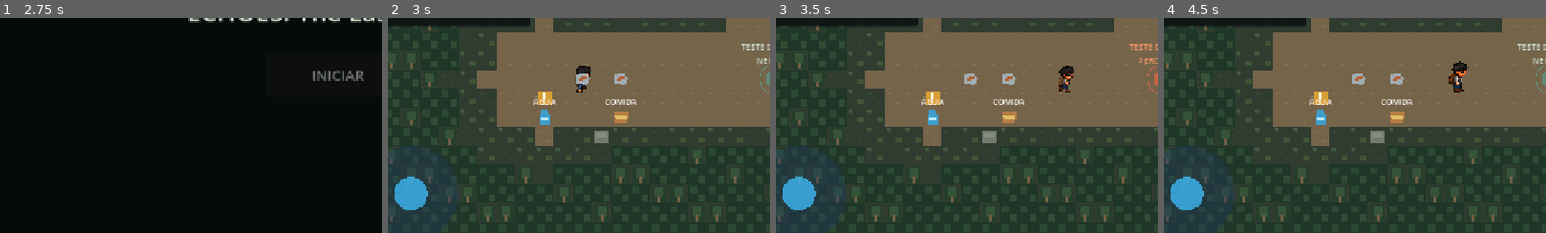
Above: before the commit, frames 1-4 (left to right).
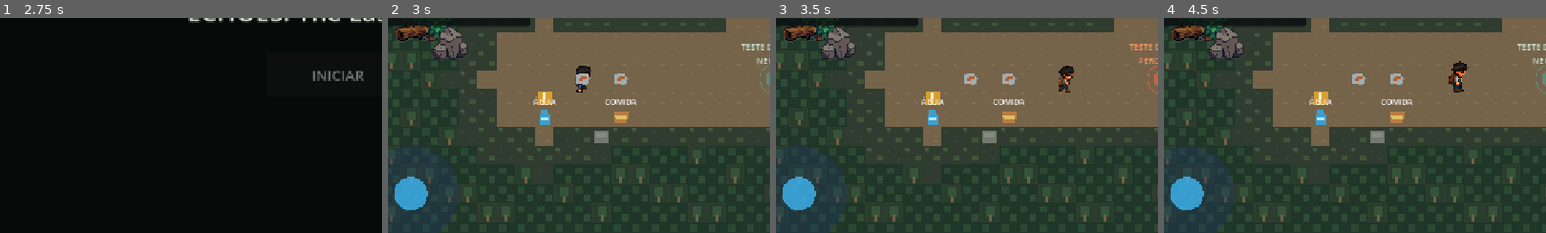
Above: after the commit, the same moments.

Repository: jhonnata2211/ECHOES-The-Last-Refuge-V2
Game: Godot game, scene res://scenes/ui/MainMenu.tscn
Two runs of this game, one before a commit and one after it. Both use one fixed random seed, a clock stepped at 60 frames per second and the inputs below. Sound files missing from this copy of the repository are replaced by a short silence.
Inputs (mouse positions are % of the whole screen's width and height, from its top left):
- Up to frame 1 (2.75 s): tap Enter at 0.5 s; move the mouse to (72, 45) at 0.52 s; hold D (move_right) 0.53-1.25 s; tap Ctrl (crouch) at 0.6 s; click (72, 45) at 0.67 s; click "INICIAR" at 1.25 s; tap Space at 2 s; drag from (30, 55) to (45, 70) at 2.02 s
- Up to frame 2 (3 s): tap Enter at 2.75 s; move the mouse to (60, 28) at 2.77 s; hold D (move_right) from 2.78 s (still down); hold Shift (sprint) from 2.78 s (still down)
- Up to frame 3 (3.5 s): keep holding D (move_right); keep holding Shift (sprint)
- Up to frame 4 (4.5 s): release D (move_right) at 3.5 s; release Shift (sprint) at 3.5 s; click "INVENTÁRIO" at 3.5 s; click "FECHAR" at 4.25 s
The pictures show only the part of the screen within x 6-56%, y 44-94%; the shares and areas given below are measured in that part.

Frame 1 is identical in both runs. In frame 2, 1.5% of the frame differs, in the area x 2-21%, y 3-20%; in frame 3, 1.5%; in frame 4, 1.5%.

Commit message:
ECHOES-065B: adiciona piloto visual da nova floresta

Diff:
--- /dev/null
+++ b/scenes/world/ForestDecor.tscn
@@ -0,0 +1,140 @@
+[gd_scene load_steps=12 format=3]
+
+; ECHOES-065B: piloto visual de 11 objetos; sem scripts ou colisões.
+; Posições são referências de chão. Y-sort somente entre estes objetos.
+; Z local acima das camadas antigas, abaixo do Player; sem oclusão dinâmica.
+[ext_resource type="Texture2D" path="res://assets/environment/forest/pixel_lands_demo/forest_demo_objects.png" id="1_objects"]
+
+[sub_resource type="AtlasTexture" id="AtlasTexture_tree"]
+atlas = ExtResource("1_objects")
+region = Rect2(0, 0, 64, 80)
+filter_clip = true
+
+[sub_resource type="AtlasTexture" id="AtlasTexture_small_tree"]
+atlas = ExtResource("1_objects")
+region = Rect2(176, 0, 32, 32)
+filter_clip = true
+
+[sub_resource type="AtlasTexture" id="AtlasTexture_bush"]
+atlas = ExtResource("1_objects")
+region = Rect2(64, 16, 16, 16)
+filter_clip = true
+
+[sub_resource type="AtlasTexture" id="AtlasTexture_bush_blue"]
+atlas = ExtResource("1_objects")
+region = Rect2(80, 16, 16, 16)
+filter_clip = true
+
+[sub_resource type="AtlasTexture" id="AtlasTexture_bush_red"]
+atlas = ExtResource("1_objects")
+region = Rect2(96, 16, 16, 16)
+filter_clip = true
+
+[sub_resource type="AtlasTexture" id="AtlasTexture_rock"]
+atlas = ExtResource("1_objects")
+region = Rect2(144, 0, 32, 32)
+filter_clip = true
+
+[sub_resource type="AtlasTexture" id="AtlasTexture_stone"]
+atlas = ExtResource("1_objects")
+region = Rect2(192, 48, 16, 16)
+filter_clip = true
+
+[sub_resource type="AtlasTexture" id="AtlasTexture_log"]
+atlas = ExtResource("1_objects")
+region = Rect2(176, 32, 32, 16)
+filter_clip = true
+
+[sub_resource type="AtlasTexture" id="AtlasTexture_plant"]
+atlas = ExtResource("1_objects")
+region = Rect2(176, 48, 16, 16)
+filter_clip = true
+
+[sub_resource type="AtlasTexture" id="AtlasTexture_mushroom"]
+atlas = ExtResource("1_objects")
+region = Rect2(128, 48, 16, 16)
+filter_clip = true
+
+[node name="ForestDecor" type="Node2D"]
+z_index = 3
+texture_filter = 1
+y_sort_enabled = true
+metadata/temporary_visual_pilot = true
+metadata/decorative_only = true
+
+[node name="TreeA" type="Sprite2D" parent="."]
+position = Vector2(176, 976)
+scale = Vector2(2, 2)
+texture = SubResource("AtlasTexture_tree")
+centered = false
+offset = Vector2(-32, -79)
+
+[node name="TreeB" type="Sprite2D" parent="."]
+position = Vector2(240, 912)
+scale = Vector2(2, 2)
+texture = SubResource("AtlasTexture_tree")
+centered = false
+offset = Vector2(-32, -79)
+
+[node name="SmallTree" type="Sprite2D" parent="."]
+position = Vector2(144, 1072)
+scale = Vector2(2, 2)
+texture = SubResource("AtlasTexture_small_tree")
+centered = false
+offset = Vector2(-16, -32)
+
+[node name="BushA" type="Sprite2D" parent="."]
+position = Vector2(112, 1008)
+scale = Vector2(2, 2)
+texture = SubResource("AtlasTexture_bush")
+centered = false
+offset = Vector2(-8, -16)
+
+[node name="BushB" type="Sprite2D" parent="."]
+position = Vector2(176, 1040)
+scale = Vector2(2, 2)
+texture = SubResource("AtlasTexture_bush_blue")
+centered = false
+offset = Vector2(-8, -16)
+
+[node name="BushC" type="Sprite2D" parent="."]
+position = Vector2(272, 944)
+scale = Vector2(2, 2)
+texture = SubResource("AtlasTexture_bush_red")
+centered = false
+offset = Vector2(-8, -16)
+
+[node name="Rock" type="Sprite2D" parent="."]
+position = Vector2(176, 1104)
+scale = Vector2(2, 2)
+texture = SubResource("AtlasTexture_rock")
+centered = false
+offset = Vector2(-16, -31)
+
+[node name="SmallStone" type="Sprite2D" parent="."]
+position = Vector2(272, 976)
+scale = Vector2(2, 2)
+texture = SubResource("AtlasTexture_stone")
+centered = false
+offset = Vector2(-8, -12)
+
+[node name="Log" type="Sprite2D" parent="."]
+position = Vector2(112, 1072)
+scale = Vector2(2, 2)
+texture = SubResource("AtlasTexture_log")
+centered = false
+offset = Vector2(-16, -15)
+
+[node name="Plant" type="Sprite2D" parent="."]
+position = Vector2(208, 1008)
+scale = Vector2(2, 2)
+texture = SubResource("AtlasTexture_plant")
+centered = false
+offset = Vector2(-8, -15)
+
+[node name="Mushroom" type="Sprite2D" parent="."]
+position = Vector2(144, 1040)
+scale = Vector2(2, 2)
+texture = SubResource("AtlasTexture_mushroom")
+centered = false
+offset = Vector2(-8, -14)
--- a/scenes/world/TestWorld.tscn
+++ b/scenes/world/TestWorld.tscn
@@ -1,8 +1,9 @@
-[gd_scene load_steps=2 format=3]
+[gd_scene load_steps=3 format=3]
 
 ; ECHOES-010: cenário provisório de teste (placeholders), sem colisões.
 
 [ext_resource type="TileSet" path="res://resources/tilesets/world_tileset.tres" id="1_world_tileset"]
+[ext_resource type="PackedScene" path="res://scenes/world/ForestDecor.tscn" id="2_forest_decor"]
 
 [node name="TestWorld" type="Node2D"]
 z_index = -10
@@ -97,6 +98,8 @@
 
 ; ECHOES-012: floresta em tiles 32x32; placeholders antigos ocultos e preservados.
 
+[node name="ForestDecor" parent="." instance=ExtResource("2_forest_decor")]
+
 [node name="Tiles" type="Node2D" parent="."]
 texture_filter = 1
 
Binary file added: assets/environment/forest/pixel_lands_demo/forest_demo_objects.png
